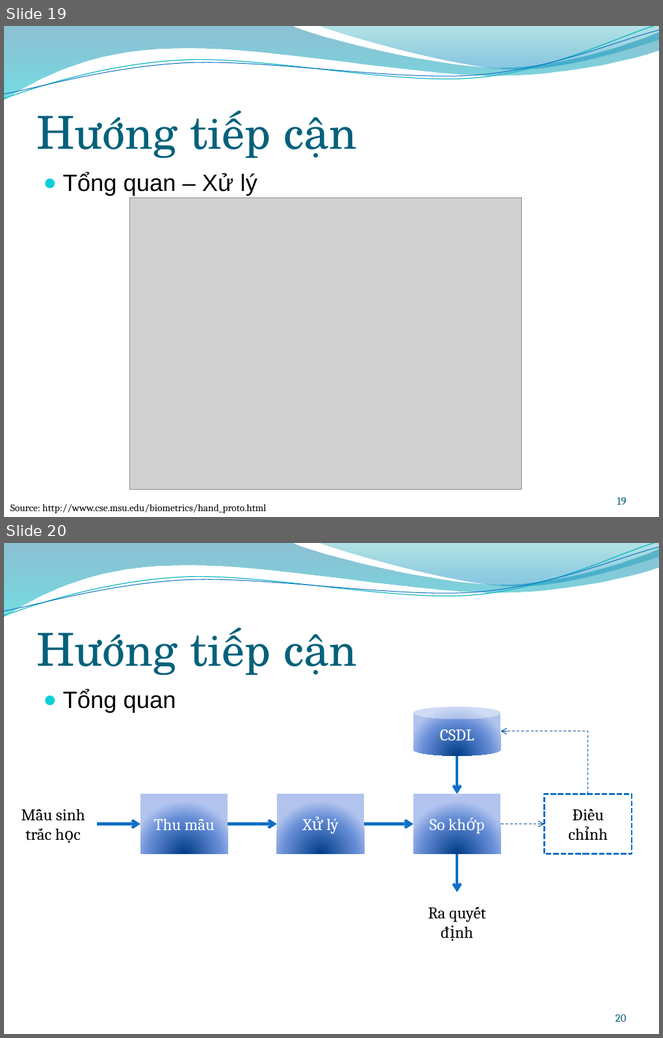
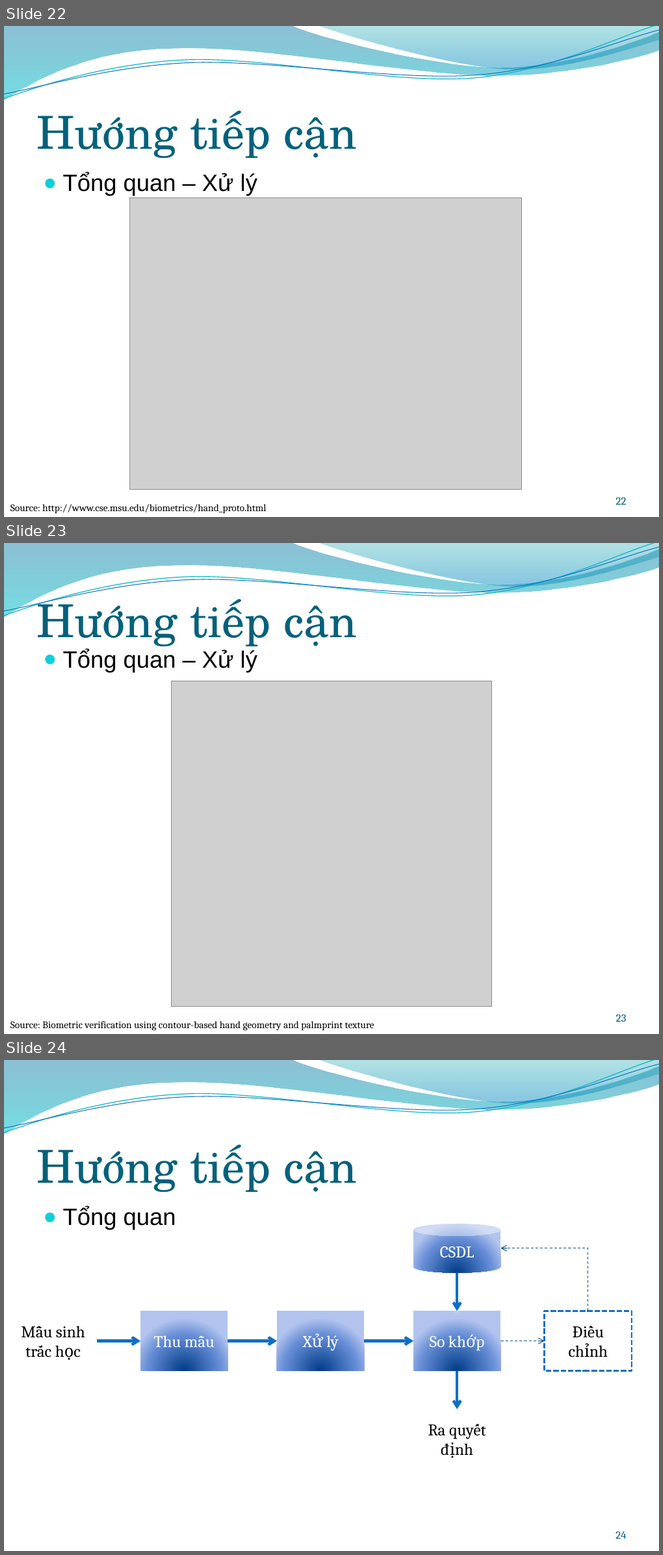
Before and after one commit to trianindiaputra/handgeometry, a slide deck: Documentation/presentation.pptx. Shown one above the other, each under a label of ours: slides 19 and 20 before the commit, slides 22, 23 and 24 after it. The pictures are 663x1038 and 663x1555 pixels, drawn with LibreOffice and Linux fonts; fonts in the diff are those of the drawing; grey boxes stand for pictures; background and template pictures are left out. Boxes give left, top, right and bottom in pixels: in the first picture for what was removed or moved away, otherwise in the second. Text is boxed around its words. In the diff, an @@ line names an element or a change of style, - is before the commit and + after.

```diff
--- a/Documentation/presentation.pptx
+++ b/Documentation/presentation.pptx
@@ slide 23 added at [4,543,659,1034], background picture (left out); not listed: 4 template elements that a slide beside it also shows @@
@@ title added at [36,592,357,651], 50 pt, text #04617B @@
+Hướng tiếp cận
@@ text added at [63,650,258,673], 26 pt, text #000000 @@
+● Tổng quan – Xử lý
@@ picture added at [172,681,492,1007] @@
@@ text added at [10,1021,374,1031], 11 pt, text #000000 @@
+Source: Biometric verification using contour-based hand geometry and palmprint texture
@@ page number added at [616,1014,627,1022], 12 pt, text #045D75 @@
+23
@@ what was slide 19 is now slide 22 @@
@@ page number at [616,497,627,505]: text changed @@
-19
+22
@@ what was slide 20 is now slide 24 @@
@@ page number at [616,1531,626,1539]: text changed @@
-20
+24
```
Also in this commit, not shown: 4 slides changed, 5 other slides added.
